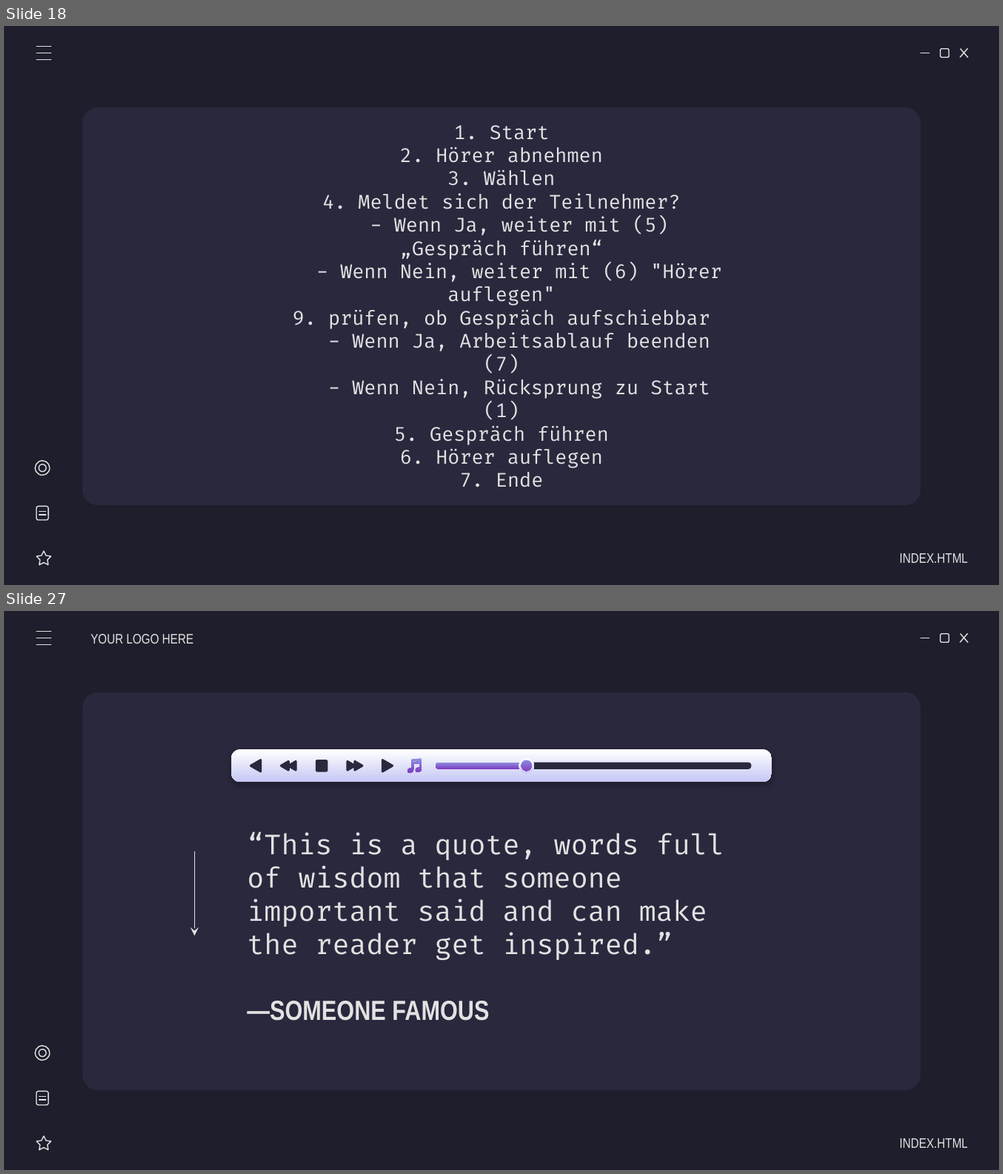
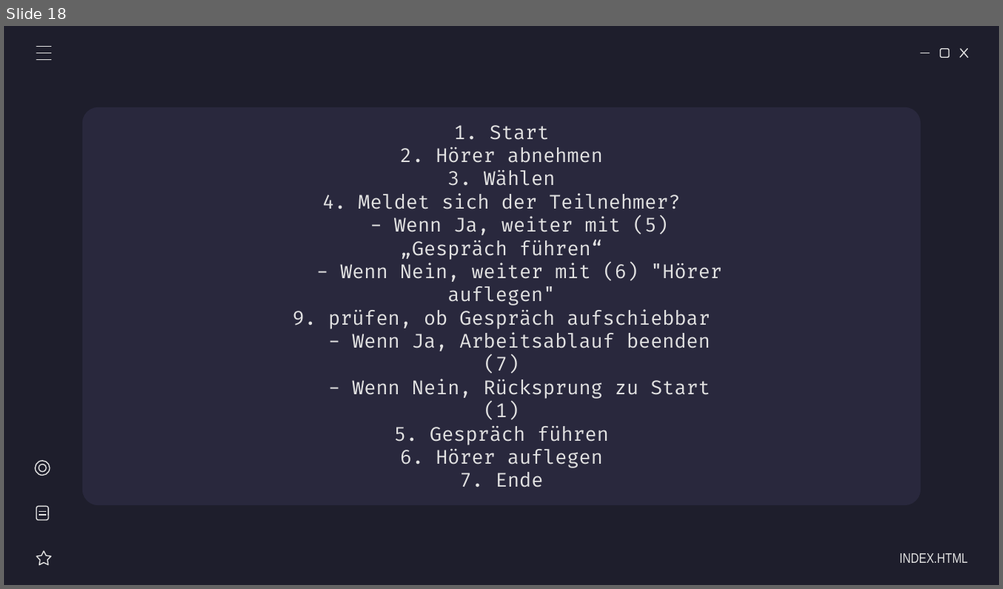
Before and after one commit to AlexanderSchallmeiner/Verhaltensdiagramme, a slide deck: Lukas Stranzinger/FlussdiagrammeV0.1.ppsx. Shown one above the other, each under a label of ours: slides 18 and 27 before the commit, slide 18 after it; the slides between them are not shown. The pictures are 1003x1174 and 1003x589 pixels, drawn with LibreOffice and Linux fonts; fonts in the diff are those of the drawing. Boxes give left, top, right and bottom in pixels: in the first picture for what was removed or moved away, otherwise in the second. Text is boxed around its words. In the diff, an @@ line names an element or a change of style, - is before the commit and + after.

```diff
--- a/Lukas Stranzinger/FlussdiagrammeV0.1.ppsx
+++ b/Lukas Stranzinger/FlussdiagrammeV0.1.ppsx
@@ slide 27 removed at [4, 611, 999, 1170], background #1E1E2C; not listed: 5 template elements that a slide beside it also shows @@
@@ line removed from (37, 632) to (51, 632) @@
@@ line removed from (37, 645) to (51, 645) @@
@@ line removed from (37, 638) to (51, 638) @@
@@ subtitle removed at [91, 634, 193, 644] @@
-YOUR LOGO HERE
@@ group removed at [230, 749, 771, 782]: 10 freeform shapes, 1 rounded rectangle @@
@@ subtitle removed at [247, 832, 724, 960] @@
-“This is a quote, words full of wisdom that someone important said and can make the reader get inspired.”
@@ arrow removed from (194, 851) to (194, 936) @@
@@ title removed at [247, 1001, 489, 1021] @@
-—SOMEONE FAMOUS
@@ group removed at [35, 1045, 52, 1150]: 2 lines, 2 ellipses, 1 star, 1 rounded rectangle @@
@@ subtitle removed at [899, 1139, 967, 1148] @@
-INDEX.HTML
```
Also in this commit, not shown: 22 other slides removed, 2 other files.
